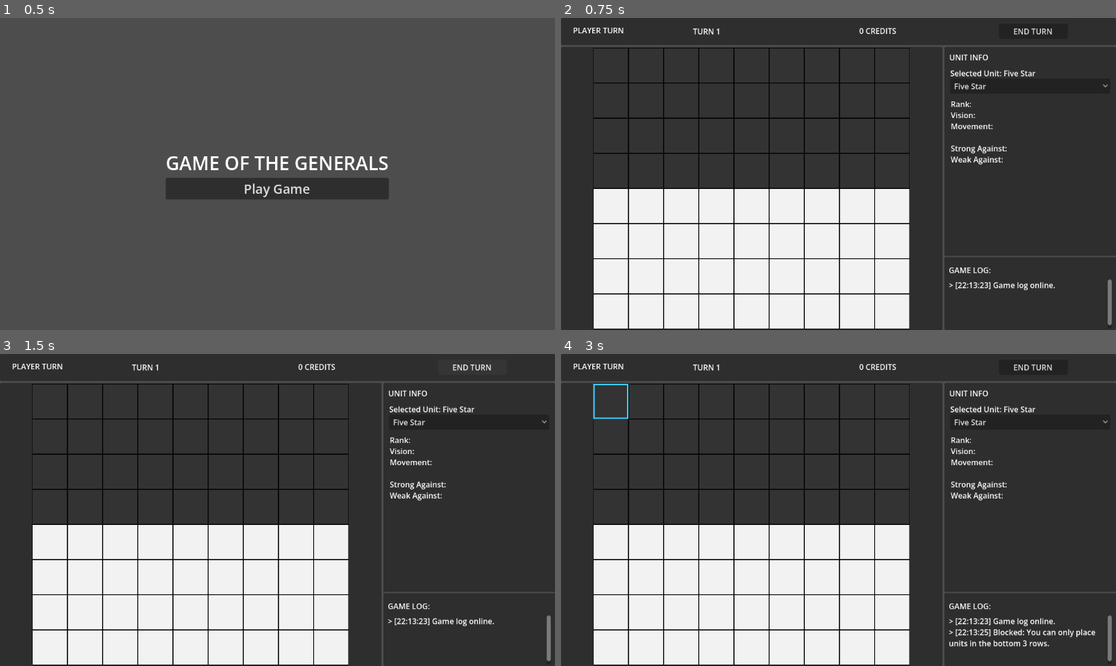
Above: before the commit, frames 1-4 (two rows, left to right).
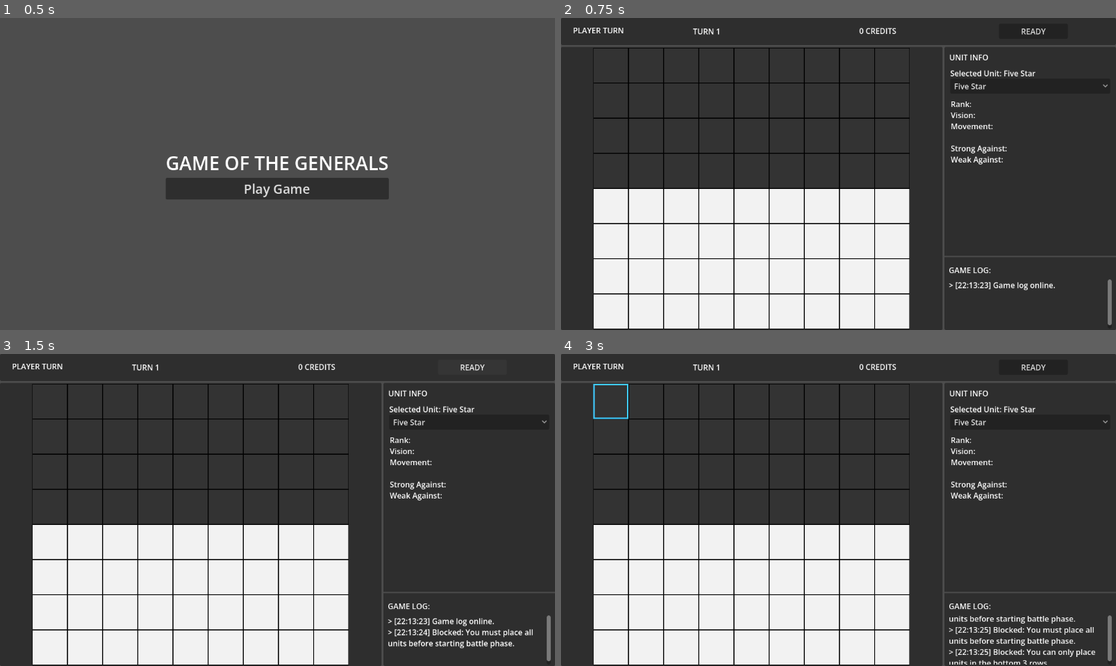
Above: after the commit, the same moments.

Repository: vevelle-95/AI-Game-Development
Game: Godot game, scene res://main_menu.tscn
The game is run twice, just before and just after one commit, with the same random seed, the same clock (stepped at 60 frames per second) and the same inputs.
Inputs (mouse positions are in pixels of both pictures, inside the frame that each line leads up to):
- Up to frame 1 (0.5 s): no input
- Up to frame 2 (0.75 s): click "Play Game" at 0.5 s
- Up to frame 3 (1.5 s): click "END TURN" (after the commit: "READY") at 1.25 s
- Up to frame 4 (3 s): click "END TURN" (after the commit: "READY") at 2 s; click (610, 400) at 2.75 s

Frame 1 is identical in both runs. In frame 2, less than 0.1% of the frame differs, in the area x 81-89%, y 3-6%; in frame 3, 0.6%; in frame 4, 1.5%, in the area x 69-97%, y 3-100%.

Commit message:
add ready button after unit placement

Diff:
--- a/board.gd
+++ b/board.gd
@@ -2,6 +2,7 @@
 
 signal log_message(message: String)
 signal selected_tile_unit_info(unit_name: String, rank: String, vision: String, movement: String)
+signal phase_changed(phase_name: String)
 
 @export var tile_scene: PackedScene
 @export var columns := 9
@@ -28,6 +29,7 @@
 var selected_tile := Vector2i(-1, -1)
 var tile_map := {}
 var placed_counts := {}
+var setup_locked := false
 
 # TEMP: what unit you are placing
 var selected_unit := UnitType.FIVE_STAR
@@ -129,12 +131,20 @@
 	selected_tile = pos
 	print("Selected:", pos)
 
+	if setup_locked:
+		emit_selected_tile_info(pos)
+		return
+
 	place_unit(pos) # 🔥 THIS IS THE IMPORTANT ADDITION
 	emit_selected_tile_info(pos)
 
 	highlight_tiles()
 
 func place_unit(pos: Vector2i):
+	if setup_locked:
+		emit_log("Blocked: Setup is locked. Battle phase has started.")
+		return
+
 	if not is_in_deployment_zone(pos):
 		emit_log("Blocked: You can only place units in the bottom %d rows." % DEPLOYMENT_ROWS)
 		return
@@ -205,6 +215,22 @@
 		var unit: UnitType = UnitType[unit_name]
 		total += get_remaining_for_unit(unit)
 	return total
+
+func is_setup_complete() -> bool:
+	return get_total_remaining_units() == 0
+
+func lock_setup_phase() -> bool:
+	if setup_locked:
+		return true
+
+	if not is_setup_complete():
+		emit_log("Blocked: You must place all units before starting battle phase.")
+		return false
+
+	setup_locked = true
+	emit_log("Setup phase complete. Battle phase started.")
+	emit_signal("phase_changed", "battle")
+	return true
 
 func get_display_name(unit_name: String) -> String:
 	var words = unit_name.to_lower().split("_")
--- a/main_screen.gd
+++ b/main_screen.gd
@@ -1,6 +1,8 @@
 extends Node2D
 
 @onready var board = $"UI/VBoxContainer/MiddleArea/BoardPanel/BoardRoot"
+@onready var top_phase_label = $"UI/VBoxContainer/TopBar/Player Turn"
+@onready var ready_button = $"UI/VBoxContainer/TopBar/Button"
 @onready var selected_unit_label = $"UI/VBoxContainer/MiddleArea/RightPanel/Selected Unit"
 @onready var unit_picker = $"UI/VBoxContainer/MiddleArea/RightPanel/UnitPicker"
 @onready var stats_label: RichTextLabel = $"UI/VBoxContainer/MiddleArea/RightPanel/Stats"
@@ -12,13 +14,13 @@
 const UNIT_MATCHUP_DETAILS := {
 	"FLAG": {"strong": "None", "weak": "All enemy units"},
 	"FIVE_STAR": {"strong": "All lower officers", "weak": "Spy"},
-	"FOUR_STAR": {"strong": "Three-Star and lower officers", "weak": "Five-Star, Spy"},
+	"FOUR_STAR": {"strong": "Three-Star Fenerals and lower officers", "weak": "Five-Star, Spy"},
 	"THREE_STAR": {"strong": "Colonel and below", "weak": "Higher generals, Spy"},
 	"COLONEL": {"strong": "Major, Lieutenant, Sergeant, Private", "weak": "Generals, Spy"},
 	"MAJOR": {"strong": "Lieutenant, Sergeant, Private", "weak": "Colonel and above, Spy"},
 	"LIEUTENANT": {"strong": "Sergeant, Private", "weak": "Major and above, Spy"},
 	"SERGEANT": {"strong": "Private", "weak": "Lieutenant and above, Spy"},
-	"SPY": {"strong": "Generals (if Spy attacks first)", "weak": "Private"},
+	"SPY": {"strong": "Five-Star General and lower officers", "weak": "Private"},
 	"PRIVATE": {"strong": "Spy", "weak": "Sergeant and above"}
 }
 
@@ -28,8 +30,10 @@
 	setup_unit_picker()
 	setup_game_log()
 	reset_stats()
+	setup_ready_button()
 	board.log_message.connect(_on_board_log_message)
 	board.selected_tile_unit_info.connect(_on_selected_tile_unit_info)
+	board.phase_changed.connect(_on_board_phase_changed)
 
 func setup_unit_picker():
 	unit_picker.clear()
@@ -70,6 +74,20 @@
 	append_log("Game log online.")
 	stats_label.autowrap_mode = TextServer.AUTOWRAP_WORD_SMART
 
+func setup_ready_button():
+	ready_button.text = "READY"
+	ready_button.pressed.connect(_on_ready_button_pressed)
+
+func _on_ready_button_pressed():
+	if board.lock_setup_phase():
+		ready_button.disabled = true
+		unit_picker.disabled = true
+
+func _on_board_phase_changed(phase_name: String):
+	if phase_name == "battle":
+		top_phase_label.text = "BATTLE PHASE"
+		append_log("Battle phase active. Placement is locked.")
+
 func _on_board_log_message(message: String):
 	append_log(message)
 
--- a/main_screen.tscn
+++ b/main_screen.tscn
@@ -51,7 +51,7 @@
 offset_top = 12.0
 offset_right = 1052.0
 offset_bottom = 43.0
-text = "END TURN"
+text = "READY"
 
 [node name="MiddleArea" type="HBoxContainer" parent="UI/VBoxContainer" unique_id=900000002]
 layout_mode = 2
